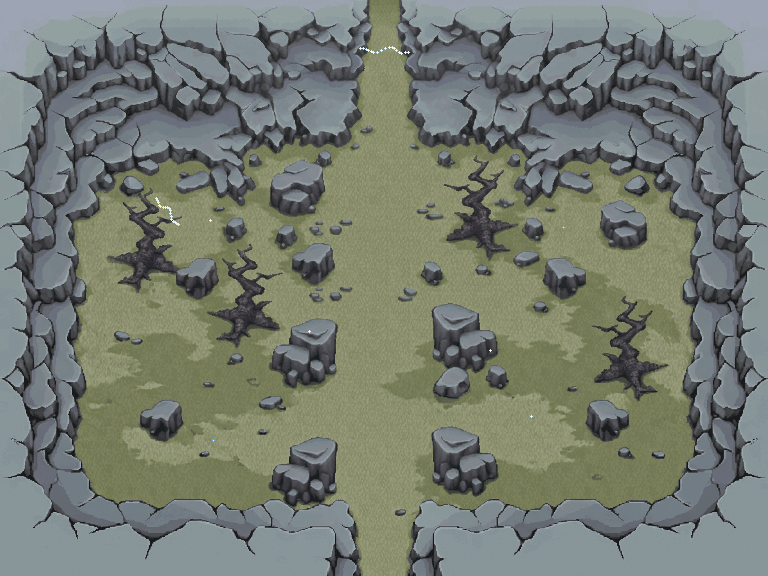
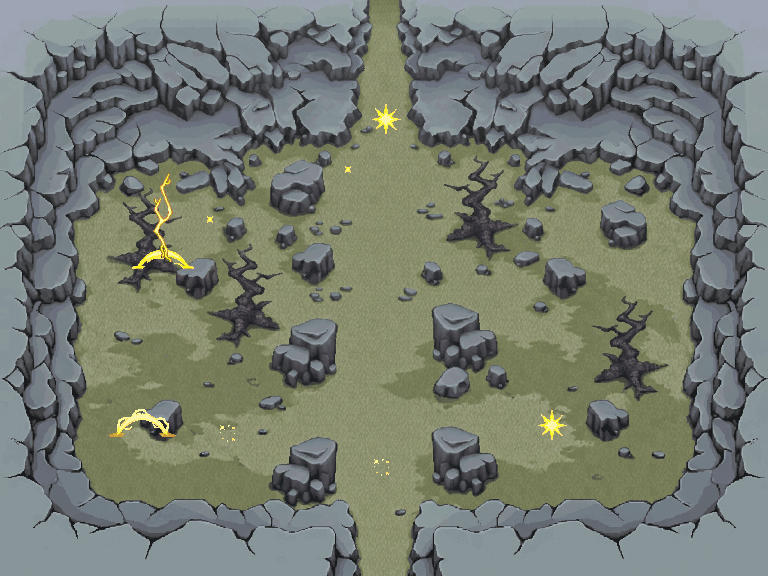
Before/after of a 768px x 576px layered artwork. What changed in the layer stack:
painted on "09_etincelles_f00" over left=207, top=104, right=567, bottom=476
painted on "08_arcs_electriques_f00" over left=109, top=46, right=410, bottom=437
